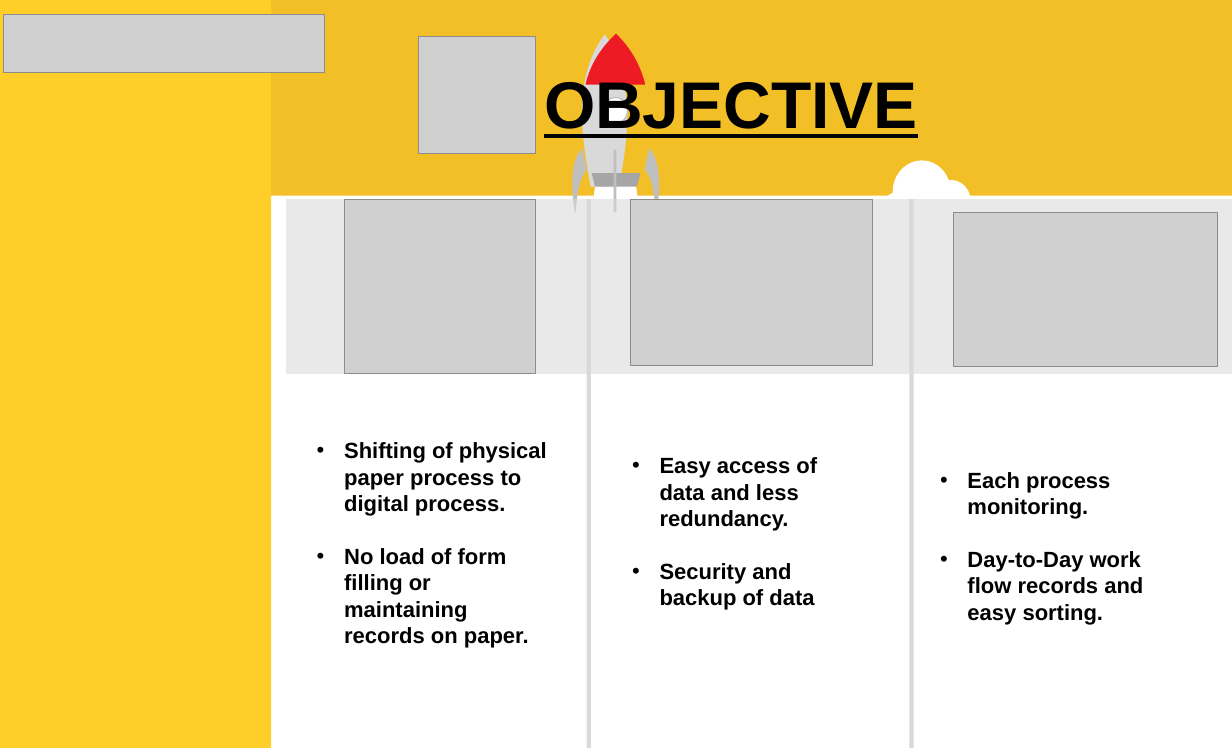
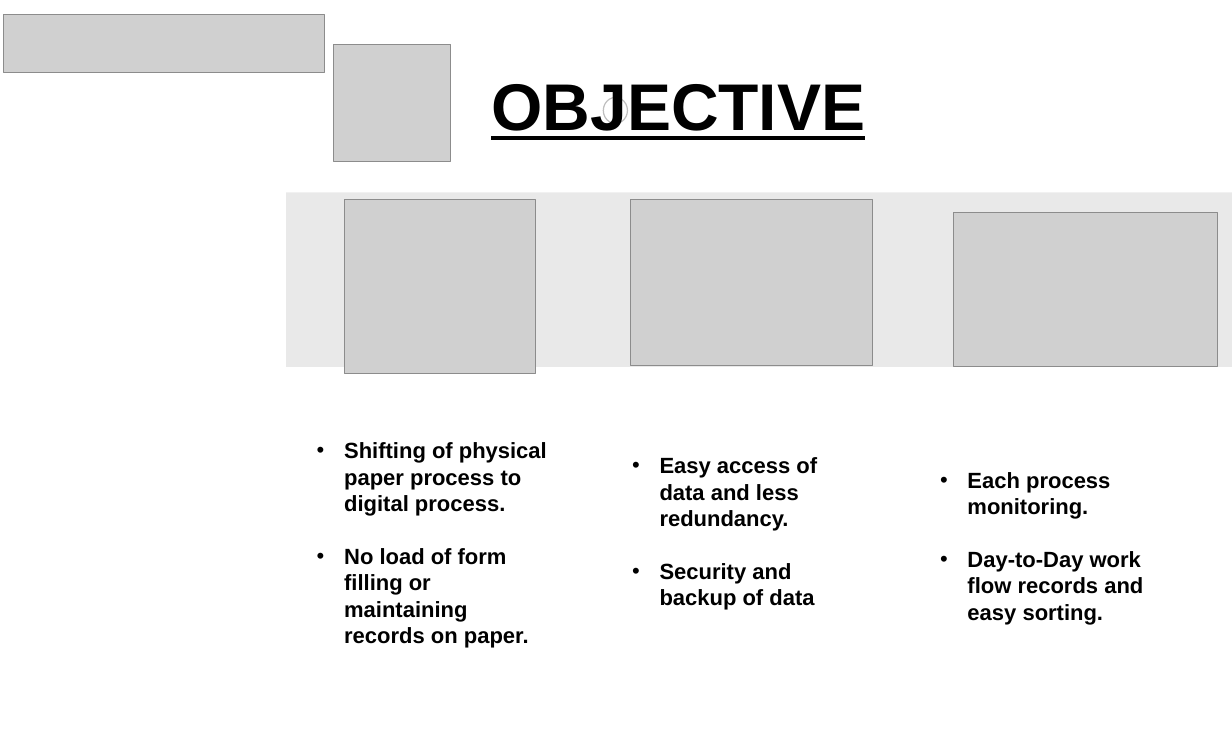
Before and after one commit to RahulSingh0001/Documentation, a slide deck: slide 4 of DIGIGARAGE.odp. Drawn at 1232x748 pixels with LibreOffice and Linux fonts; fonts in the diff are those of the drawing; grey boxes stand for pictures. Boxes give left, top, right and bottom in pixels: in the first picture for what was removed or moved away, otherwise in the second. Text is boxed around its words. In the diff, an @@ line names an element or a change of style, - is before the commit and + after.

```diff
--- a/DIGIGARAGE.odp
+++ b/DIGIGARAGE.odp
@@ rectangle removed at (0, 0, 1232, 196) @@
@@ rectangle removed at (0, 0, 271, 748) @@
@@ picture: place and size @@
-picture at (418, 37, 535, 154)
+picture at (334, 44, 451, 161)
@@ text "OBJECTIVE" rewrapped from (544, 76, 918, 141) to (491, 84, 865, 140) @@
@@ ellipse at (604, 98, 627, 124): fill #FFFFFF to none @@
@@ group removed at (256, 33, 1014, 708): 11 ellipses, 5 freeform shapes, 1 trapezoid, 1 rectangle @@
@@ rectangle: place and size @@
-rectangle at (286, 199, 1232, 374)
+rectangle at (286, 193, 1232, 368)
@@ rectangle removed at (587, 199, 591, 748) @@
@@ group removed at (880, 160, 971, 231): 4 ellipses @@
@@ rectangle removed at (909, 199, 913, 748) @@
@@ group removed at (282, 318, 353, 372): 4 ellipses @@
```
Also in this commit, not shown: 12 other slides changed, 27 slides added, 12 slides removed.
